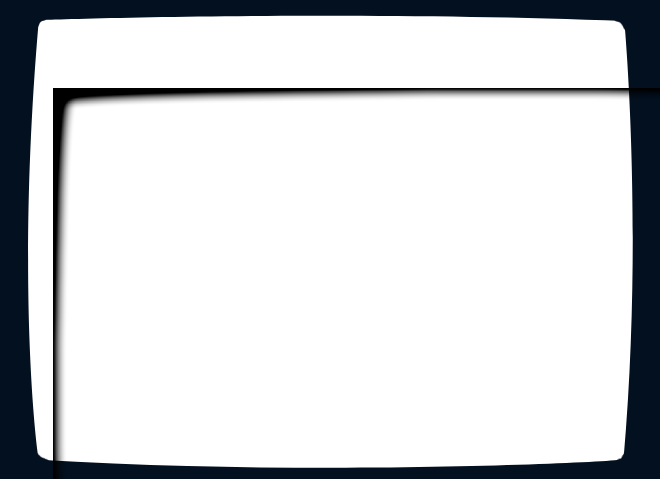
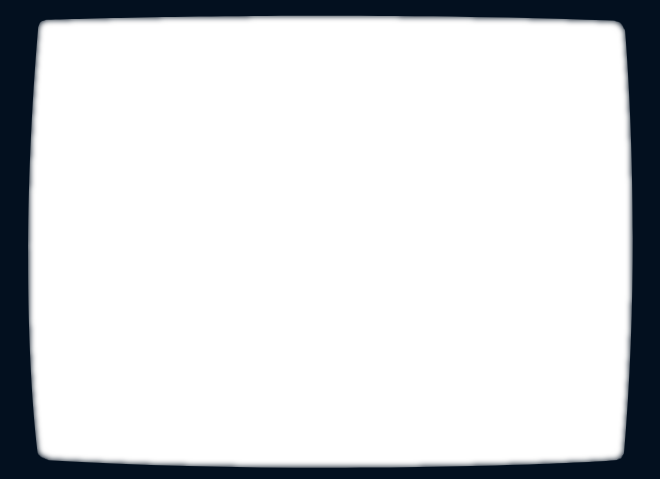
Layer changes from the first (660, 479) image to the second:
added layer "Layer 5" above "Layer 4" over [28, 15, 660, 479]
hid "Layer 4" over [53, 88, 660, 479]
